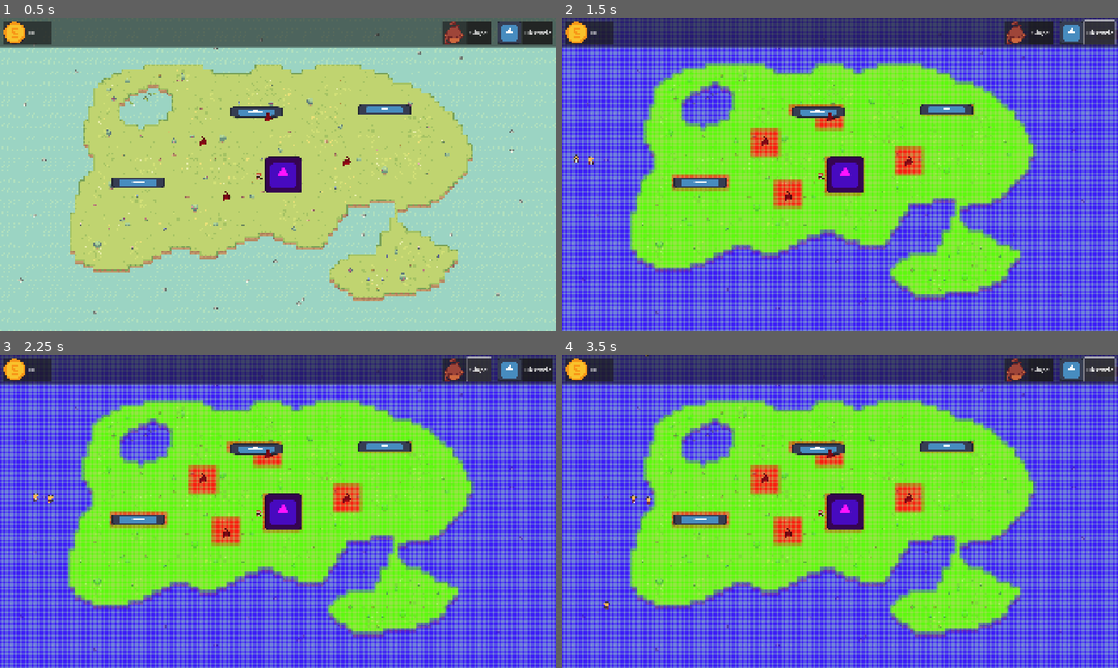
Above: before the commit, frames 1-4 (two rows, left to right).
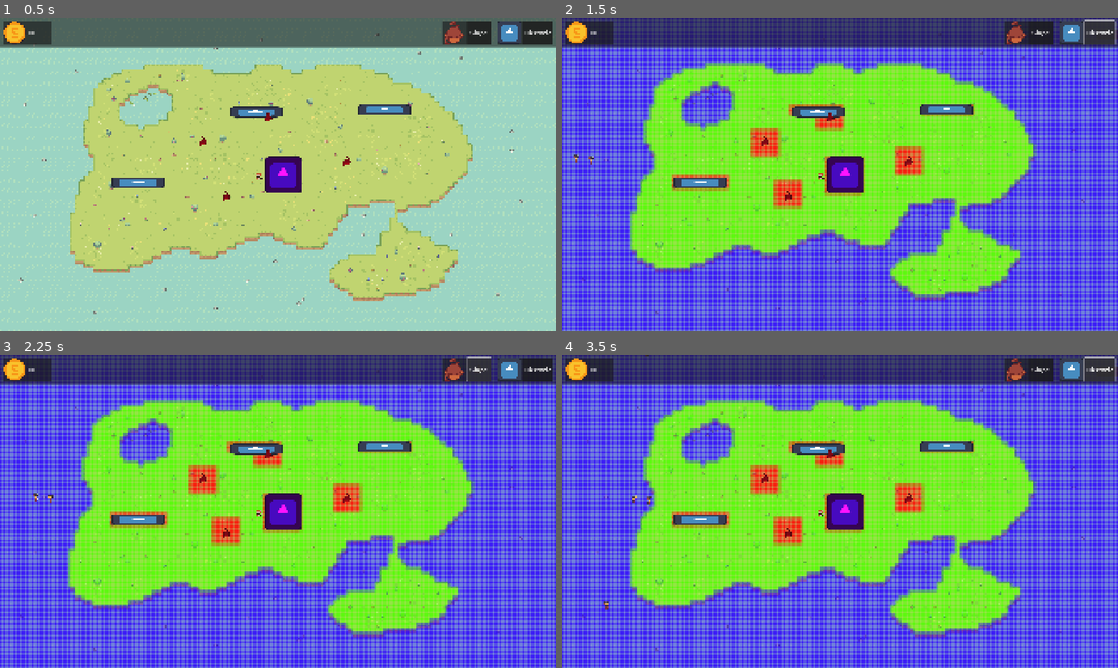
Above: after the commit, the same moments.

Repository: CreaJeu/PirateTowerDefense
Game: Godot game, scene res://scenes/main.tscn
The game is run twice, just before and just after one commit, with the same random seed, the same clock (stepped at 60 frames per second) and the same inputs. The engine's default icon, where the game draws it, is replaced by a stand-in: a white triangle on a blue panel in a dark square.
Inputs:
- Up to frame 1 (0.5 s): no input
- Up to frame 2 (1.5 s): click "Singe" at 0.5 s; click "Obstacle" at 1.25 s
- Up to frame 3 (2.25 s): click "Singe" at 2 s
- Up to frame 4 (3.5 s): click "Obstacle" at 2.75 s

Frame 1 is identical in both runs. In frame 2, less than 0.1% of the frame differs, in the area x 2-6%, y 43-47%; in frame 3, less than 0.1%; in frame 4, less than 0.1%, in the area x 7-17%, y 0-82%.

Commit message:
Pirate animation

Diff:
--- a/project.godot
+++ b/project.godot
@@ -11,7 +11,7 @@
 [application]
 
 config/name="TowerDefenseCreajeu"
-run/main_scene="uid://cik8hijr55rcl"
+run/main_scene="uid://b61n3ww8i176b"
 config/features=PackedStringArray("4.5", "GL Compatibility")
 config/icon="res://icon.svg"
 
--- a/scenes/enemy.tscn
+++ b/scenes/enemy.tscn
@@ -1,14 +1,22 @@
-[gd_scene load_steps=13 format=3 uid="uid://dpxm4hhhbj3ab"]
+[gd_scene load_steps=21 format=3 uid="uid://dpxm4hhhbj3ab"]
 
 [ext_resource type="Script" uid="uid://kyurd04tghir" path="res://scripts/enemy.gd" id="1_4gyqm"]
 [ext_resource type="Texture2D" uid="uid://blmpjebb0t22y" path="res://assets/sprites/enemy/PirateDown/Pirate1Down.png" id="2_ipns3"]
 [ext_resource type="Texture2D" uid="uid://8p0sbxe12k5v" path="res://assets/sprites/enemy/PirateDown/Pirate2Down.png" id="3_8qclf"]
-[ext_resource type="Texture2D" uid="uid://ctllvidso375i" path="res://assets/sprites/enemy/PirateLeft.png" id="3_nenq2"]
-[ext_resource type="Texture2D" uid="uid://dyrcx1hjce1ud" path="res://assets/sprites/enemy/PirateRight.png" id="4_md484"]
 [ext_resource type="Texture2D" uid="uid://dhb4m58jq3owb" path="res://assets/sprites/enemy/PirateDown/Pirate3Down.png" id="4_w8i8w"]
-[ext_resource type="Texture2D" uid="uid://cb4bllx2rclno" path="res://assets/sprites/enemy/PirateUp.png" id="5_ipns3"]
 [ext_resource type="Texture2D" uid="uid://dptbrj20e7bpp" path="res://assets/sprites/enemy/PirateDown/Pirate4Down.png" id="5_otmr2"]
 [ext_resource type="Texture2D" uid="uid://cqxesngpmnba4" path="res://assets/sprites/enemy/PirateDown/Pirate5Down.png" id="6_wtq4b"]
+[ext_resource type="Texture2D" uid="uid://xpx1iim41q27" path="res://assets/sprites/enemy/PirateLeft/PirateLeft1.png" id="7_shcg2"]
+[ext_resource type="Texture2D" uid="uid://b8ndrhf4qj6n6" path="res://assets/sprites/enemy/PirateLeft/PirateLeft2.png" id="8_ile5s"]
+[ext_resource type="Texture2D" uid="uid://dwubcebhwsst1" path="res://assets/sprites/enemy/PirateRight/PirateRight1.png" id="8_w8i8w"]
+[ext_resource type="Texture2D" uid="uid://vuna6hjcnh8" path="res://assets/sprites/enemy/PirateLeft/PirateLeft3.png" id="9_1x4g4"]
+[ext_resource type="Texture2D" uid="uid://bxkipiwf87mnr" path="res://assets/sprites/enemy/PirateRight/PirateRight2.png" id="9_otmr2"]
+[ext_resource type="Texture2D" uid="uid://d2nhv522ada85" path="res://assets/sprites/enemy/PirateRight/PirateRight3.png" id="10_wtq4b"]
+[ext_resource type="Texture2D" uid="uid://ddqj5u44hr2wn" path="res://assets/sprites/enemy/PirateUp/PirateUp1.png" id="13_2pwtc"]
+[ext_resource type="Texture2D" uid="uid://bt0cuv2m3xmo4" path="res://assets/sprites/enemy/PirateUp/PirateUp2.png" id="14_rogs8"]
+[ext_resource type="Texture2D" uid="uid://dn45bk0vqj2gp" path="res://assets/sprites/enemy/PirateUp/PirateUp3.png" id="15_wrm80"]
+[ext_resource type="Texture2D" uid="uid://drqu37653rfmx" path="res://assets/sprites/enemy/PirateUp/PirateUp4.png" id="16_6awcb"]
+[ext_resource type="Texture2D" uid="uid://0dl8foq4h3an" path="res://assets/sprites/enemy/PirateUp/PirateUp5.png" id="17_wjec0"]
 
 [sub_resource type="SpriteFrames" id="SpriteFrames_8qclf"]
 animations = [{
@@ -34,7 +42,13 @@
 }, {
 "frames": [{
 "duration": 1.0,
-"texture": ExtResource("3_nenq2")
+"texture": ExtResource("7_shcg2")
+}, {
+"duration": 1.0,
+"texture": ExtResource("8_ile5s")
+}, {
+"duration": 1.0,
+"texture": ExtResource("9_1x4g4")
 }],
 "loop": true,
 "name": &"left",
@@ -42,7 +56,13 @@
 }, {
 "frames": [{
 "duration": 1.0,
-"texture": ExtResource("4_md484")
+"texture": ExtResource("8_w8i8w")
+}, {
+"duration": 1.0,
+"texture": ExtResource("9_otmr2")
+}, {
+"duration": 1.0,
+"texture": ExtResource("10_wtq4b")
 }],
 "loop": true,
 "name": &"right",
@@ -50,7 +70,19 @@
 }, {
 "frames": [{
 "duration": 1.0,
-"texture": ExtResource("5_ipns3")
+"texture": ExtResource("13_2pwtc")
+}, {
+"duration": 1.0,
+"texture": ExtResource("14_rogs8")
+}, {
+"duration": 1.0,
+"texture": ExtResource("15_wrm80")
+}, {
+"duration": 1.0,
+"texture": ExtResource("16_6awcb")
+}, {
+"duration": 1.0,
+"texture": ExtResource("17_wjec0")
 }],
 "loop": true,
 "name": &"up",
@@ -70,9 +102,8 @@
 
 [node name="AnimatedSprite2D" type="AnimatedSprite2D" parent="."]
 sprite_frames = SubResource("SpriteFrames_8qclf")
-animation = &"down"
-frame = 1
-frame_progress = 0.454707
+animation = &"right"
+frame_progress = 0.162532
 
 [node name="Hitbox" type="CollisionShape2D" parent="."]
 visible = false
--- a/scripts/enemy.gd
+++ b/scripts/enemy.gd
@@ -41,8 +41,21 @@
 	if obstacles_in_range.is_empty():
 		var next_path_point = nav_agent.get_next_path_position()
 		var direction = (next_path_point - global_position).normalized()
+
 		velocity = direction * speed
 		move_and_slide()
+		# Animation control
+		if abs(direction.x) > abs(direction.y):
+			if direction.x > 0:
+				$AnimatedSprite2D.play("right")
+			else:
+				$AnimatedSprite2D.play("left")
+		else:
+			if direction.y > 0:
+				$AnimatedSprite2D.play("down")
+			else:
+				$AnimatedSprite2D.play("up")
+
 
 func _on_attack_range_body_entered(body):
 	if body is Obstacle:
Binary file changed: assets/sprites/enemy/Pirate.aseprite
Binary file added: assets/sprites/enemy/PirateLeft/PirateLeft.aseprite
Not shown, added: assets/sprites/enemy/PirateLeft/PirateLeft.aseprite.import
Binary file added: assets/sprites/enemy/PirateLeft/PirateLeft1.png
Not shown, added: assets/sprites/enemy/PirateLeft/PirateLeft1.png.import
Binary file added: assets/sprites/enemy/PirateLeft/PirateLeft2.png
Not shown, added: assets/sprites/enemy/PirateLeft/PirateLeft2.png.import
Binary file added: assets/sprites/enemy/PirateLeft/PirateLeft3.png
Not shown, added: assets/sprites/enemy/PirateLeft/PirateLeft3.png.import
Binary file added: assets/sprites/enemy/PirateLeft/PirateRight.aseprite
Not shown, added: assets/sprites/enemy/PirateLeft/PirateRight.aseprite.import
Binary file added: assets/sprites/enemy/PirateRight/PirateRight.aseprite
(and 21 more such lines)
